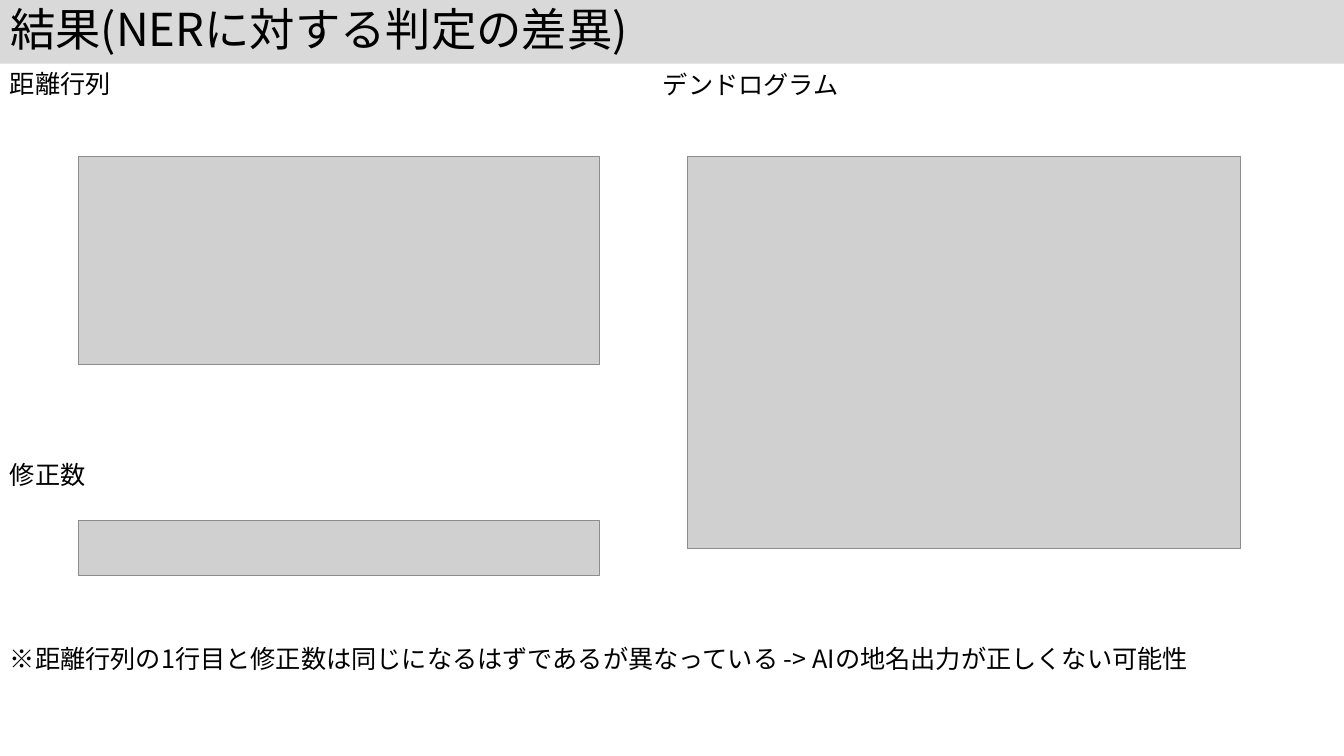
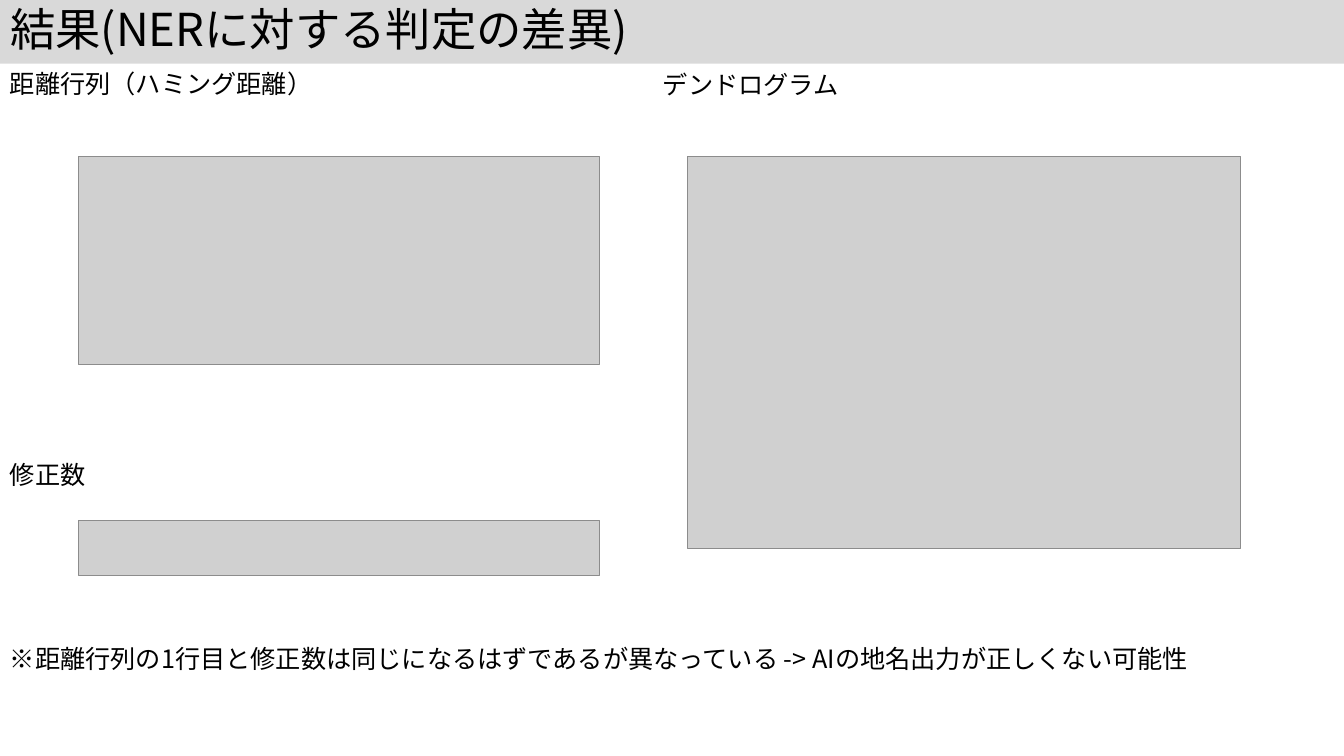
Before and after one commit to kouamano/nihongo-region-name-extract, a slide deck: slide 15 of jsik2026taikai.pptx. Drawn at 1344x756 pixels with LibreOffice and Linux fonts; fonts in the diff are those of the drawing; grey boxes stand for pictures. Boxes give left, top, right and bottom in pixels: in the first picture for what was removed or moved away, otherwise in the second. Text is boxed around its words. In the diff, an @@ line names an element or a change of style, - is before the commit and + after.

```diff
--- a/jsik2026taikai.pptx
+++ b/jsik2026taikai.pptx
@@ text at <box>10,71,312,96</box>: text changed @@
-距離行列
+距離行列（ハミング距離）
```
Also in this commit, not shown: 7 other slides changed, 1 slide added.
